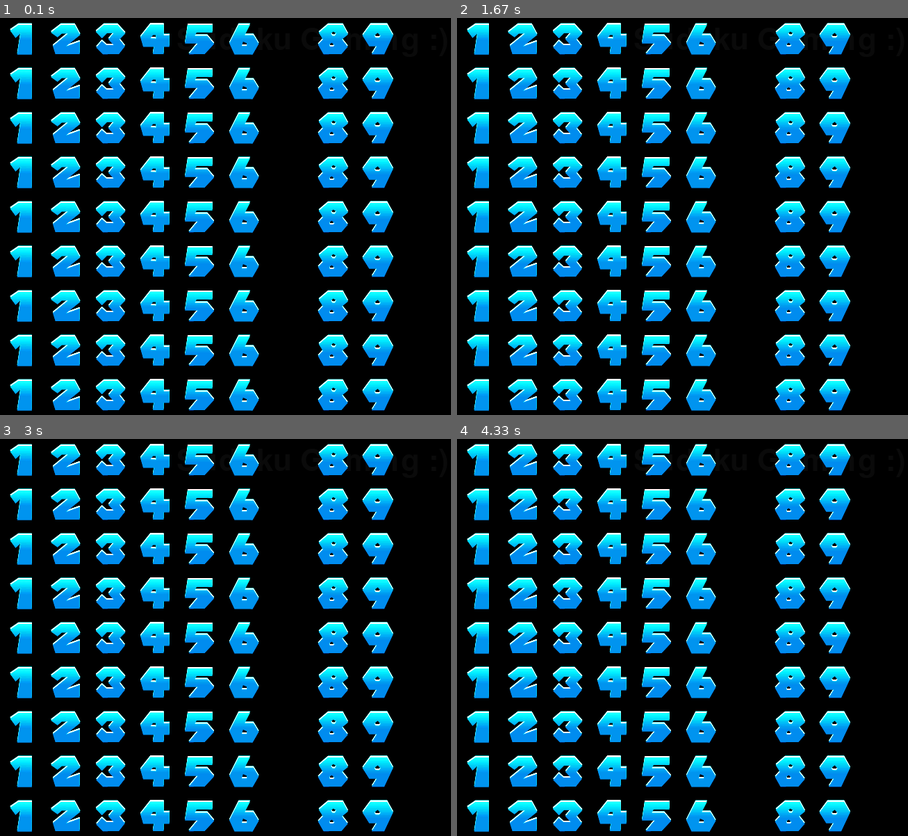
Above: before the commit, frames 1-4 (two rows, left to right).
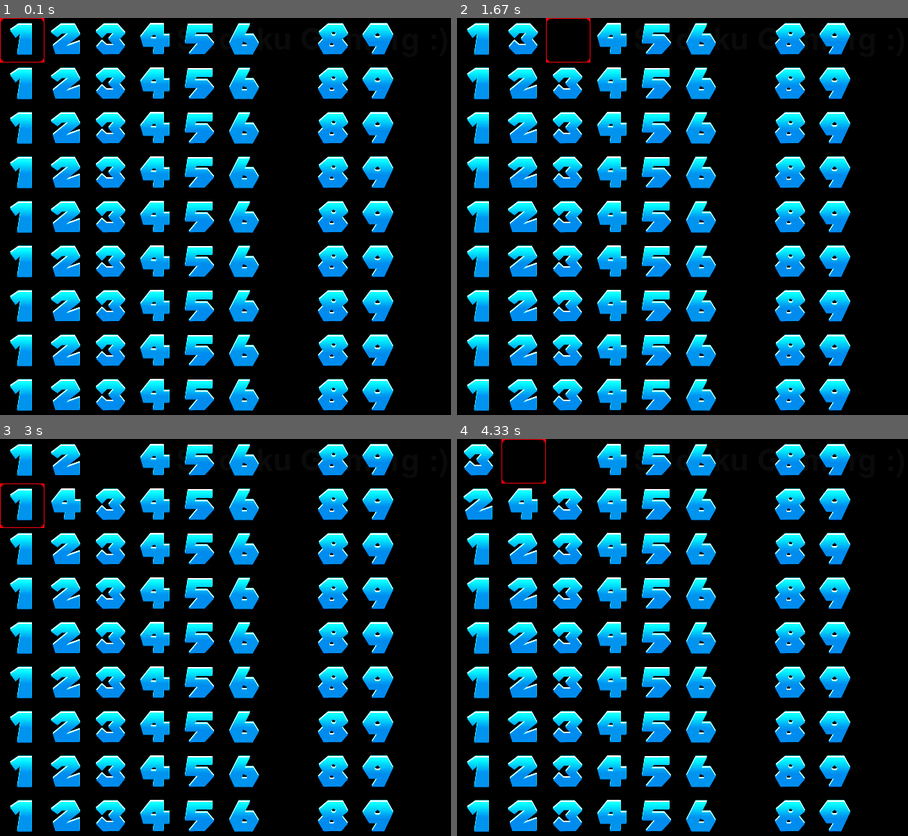
Above: after the commit, the same moments.

Repository: lexi-h/mysudoku-pygame
Game: pygame game, started from sudoku-main.py
Two runs of this game, one before a commit and one after it. Both use one fixed random seed, a clock stepped at 60 frames per second and the inputs below.
Inputs:
- Up to frame 1 (0.1 s): no input
- Up to frame 2 (1.67 s): hold Right 0.33-0.8 s; hold 1 0.83-1.13 s; hold Up 0.83-1.13 s; tap 2 at 0.98 s; hold Up 1.17-1.47 s; tap 3 at 1.32 s; hold Right from 1.5 s (still down); tap 0 at 1.65 s
- Up to frame 3 (3 s): release Right at 1.97 s; hold Left 2-2.53 s; tap 2 at 2.15 s; hold Down 2.57-2.87 s; tap 3 at 2.72 s; hold 4 from 2.9 s (still down); hold Left from 2.9 s (still down)
- Up to frame 4 (4.33 s): tap 0 at 3.05, 4.32 s; release 4 at 3.3 s; release Left at 3.3 s; hold Left 3.33-3.73 s; tap 2 at 3.48 s; hold Up 3.77-4.13 s; tap 3 at 3.92 s; hold Right from 4.17 s (still down)

The runs differ from the first frame. In frame 1, less than 0.1% of the frame differs, in the area x 0-10%, y 0-12%; in frame 2, 0.6%; in frame 3, 0.7%; in frame 4, 1.5%, in the area x 1-28%, y 0-21%.

Commit message:
added a cursor. now you can change the board values!

Diff:
--- a/sudoku-main.py
+++ b/sudoku-main.py
@@ -41,8 +41,8 @@
         pygame.sprite.Sprite.__init__(self) # calls parent Sprite initializer
         self.value = value
         self.image_name = "empty.png"
-        if value != -1:
-            self.image_name = "blue" + str(value) + ".png"
+        if self.value != -1:
+            self.image_name = "blue" + str(self.value) + ".png"
         self.image, self.rect = load_image(self.image_name, -1)
         self.boardx = boardx
         self.boardy = boardy
@@ -55,18 +55,43 @@
     def draw(self, screen):
         screen.blit(self.image, (self.screenx, self.screeny))
 
+    def modify(self, new_value):
+        self.value = new_value
+        self.image_name = "empty.png"
+        if self.value != -1:
+            self.image_name = "blue" + str(self.value) + ".png"
+        self.image, self.rect = load_image(self.image_name, -1)
+
+class Cursor(pygame.sprite.Sprite):
+    """the red box cursor"""
+    def __init__(self):
+        pygame.sprite.Sprite.__init__(self) #call parent constructor
+        self.board_pos = [0,0]
+        self.image, self.rect = load_image("cursor.png", (0,255,0))
+
+    def draw(self, screen):
+        screen.blit(self.image, (self.board_pos[0] * 64, self.board_pos[1] * 64))
+
+    def move(self, x_movement, y_movement):
+        self.board_pos[0] += x_movement
+        if self.board_pos[0] < 0: self.board_pos[0] = 0
+        if self.board_pos[0] > 8: self.board_pos[0] = 8
+
+        self.board_pos[1] += y_movement
+        if self.board_pos[1] < 0: self.board_pos[1] = 0
+        if self.board_pos[1] > 8: self.board_pos[1] = 8
 
 class Board(pygame.sprite.Sprite):
     """contains all tiles"""
     def __init__(self):
         pygame.sprite.Sprite.__init__(self)
         self.sudoku_board = self._init_board() # a 2d array board full of Tile objects
+        self.cursor = Cursor()
 
     def _init_board(self):
         assembling_board = []
 
         temp_board = init_board()
-        row_counter = 0
         for j, row in enumerate(temp_board):
             assembling_row = []
             for i, value in enumerate(row):
@@ -86,6 +111,14 @@
         for row in self.sudoku_board:
             for tile in row:
                 tile.draw(screen)
+
+        self.cursor.draw(screen)
+
+    def modify_tile(self, new_value):
+        self.sudoku_board[self.cursor.board_pos[1]][self.cursor.board_pos[0]].modify(new_value)
+
+    def move_cursor(self, x_movement, y_movement):
+        self.cursor.move(x_movement, y_movement)
 
 def main():
 
@@ -134,6 +167,37 @@
             elif event.type == pygame.KEYDOWN and event.key == pygame.K_ESCAPE:
                 gamelooprunning=False
 
+            #this is cursed but idk how to be smart
+            elif event.type == pygame.KEYDOWN and event.key == pygame.K_0:
+                board.modify_tile(-1)
+            elif event.type == pygame.KEYDOWN and event.key == pygame.K_1:
+                board.modify_tile(1)
+            elif event.type == pygame.KEYDOWN and event.key == pygame.K_2:
+                board.modify_tile(2)
+            elif event.type == pygame.KEYDOWN and event.key == pygame.K_3:
+                board.modify_tile(3)
+            elif event.type == pygame.KEYDOWN and event.key == pygame.K_4:
+                board.modify_tile(4)
+            elif event.type == pygame.KEYDOWN and event.key == pygame.K_5:
+                board.modify_tile(5)
+            elif event.type == pygame.KEYDOWN and event.key == pygame.K_6:
+                board.modify_tile(6)
+            elif event.type == pygame.KEYDOWN and event.key == pygame.K_7:
+                board.modify_tile(7)
+            elif event.type == pygame.KEYDOWN and event.key == pygame.K_8:
+                board.modify_tile(8)
+            elif event.type == pygame.KEYDOWN and event.key == pygame.K_9:
+                board.modify_tile(9)
+
+            elif event.type == pygame.KEYDOWN and event.key == pygame.K_DOWN:
+                board.move_cursor(0, 1)
+            elif event.type == pygame.KEYDOWN and event.key == pygame.K_UP:
+                board.move_cursor(0, -1)
+            elif event.type == pygame.KEYDOWN and event.key == pygame.K_RIGHT:
+                board.move_cursor(1, 0)
+            elif event.type == pygame.KEYDOWN and event.key == pygame.K_LEFT:
+                board.move_cursor(-1, 0)
+
         #########
         # draw
         #########
@@ -152,7 +216,7 @@
         #allsprites.draw(screen)
         pygame.display.flip()
 
-        board.print_board()
+        #board.print_board()
 
     pygame.quit()
 
Binary file added: data/cursor.png
Not shown, removed: data/empty.png~
